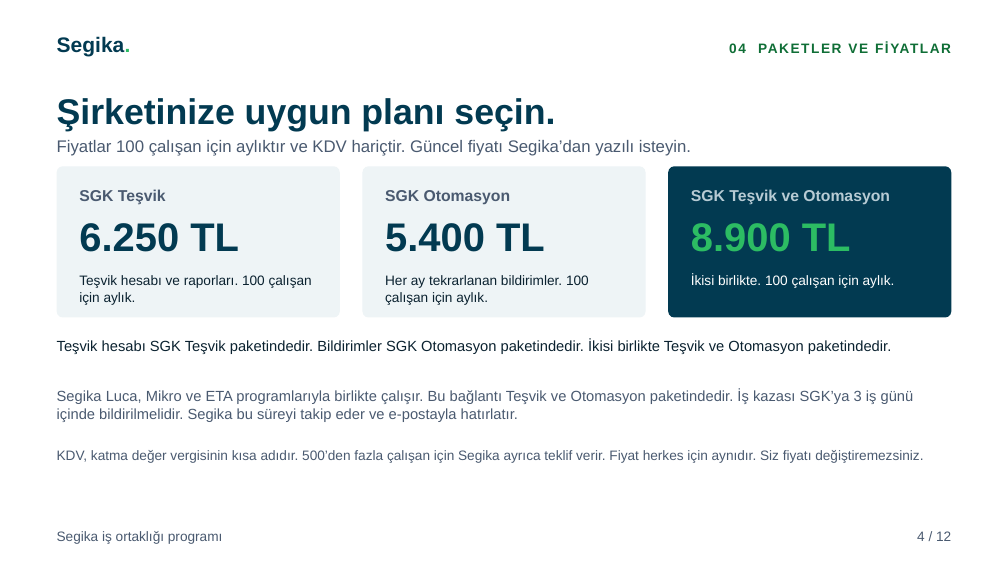
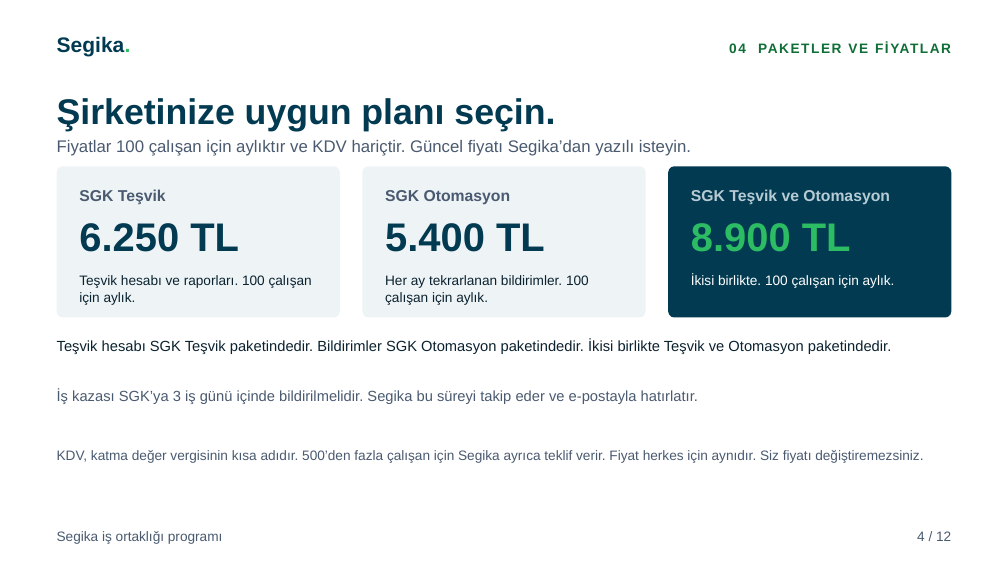
Before and after one commit to karacaismail/19ekim, a slide deck: slide 4 of public/indir/segika/segika-is-ortakligi-sunum.pptx. Drawn at 1008x567 pixels with LibreOffice and Linux fonts; fonts in the diff are those of the drawing. Boxes give left, top, right and bottom in pixels: in the first picture for what was removed or moved away, otherwise in the second. Text is boxed around its words. In the diff, an @@ line names an element or a change of style, - is before the commit and + after.

Commit message:
Segika belgelerinden Luca, Mikro, ETA bölümünü kaldır
Entegrasyon bölümü el kitapçığından, görsel sunumdan ve PPTX'ten çıktı.
Kullanılmayan .entegre CSS kuralları silindi.
Ortaklık şartındaki Luca, Mikro, ETA cümlesi kaldı.
İçerik denetimi bölümün geri gelmesini engeller.

```diff
--- a/public/indir/segika/segika-is-ortakligi-sunum.pptx
+++ b/public/indir/segika/segika-is-ortakligi-sunum.pptx
@@ text at [57, 389, 698, 404]: text changed @@
-Segika Luca, Mikro ve ETA programlarıyla birlikte çalışır. Bu bağlantı Teşvik ve Otomasyon paketindedir. İş kazası SGK’ya 3 iş günü içinde bildirilmelidir. Segika bu süreyi takip eder ve e-postayla hatırlatır.
+İş kazası SGK’ya 3 iş günü içinde bildirilmelidir. Segika bu süreyi takip eder ve e-postayla hatırlatır.
```
Also in this commit, not shown: 11 other files.
